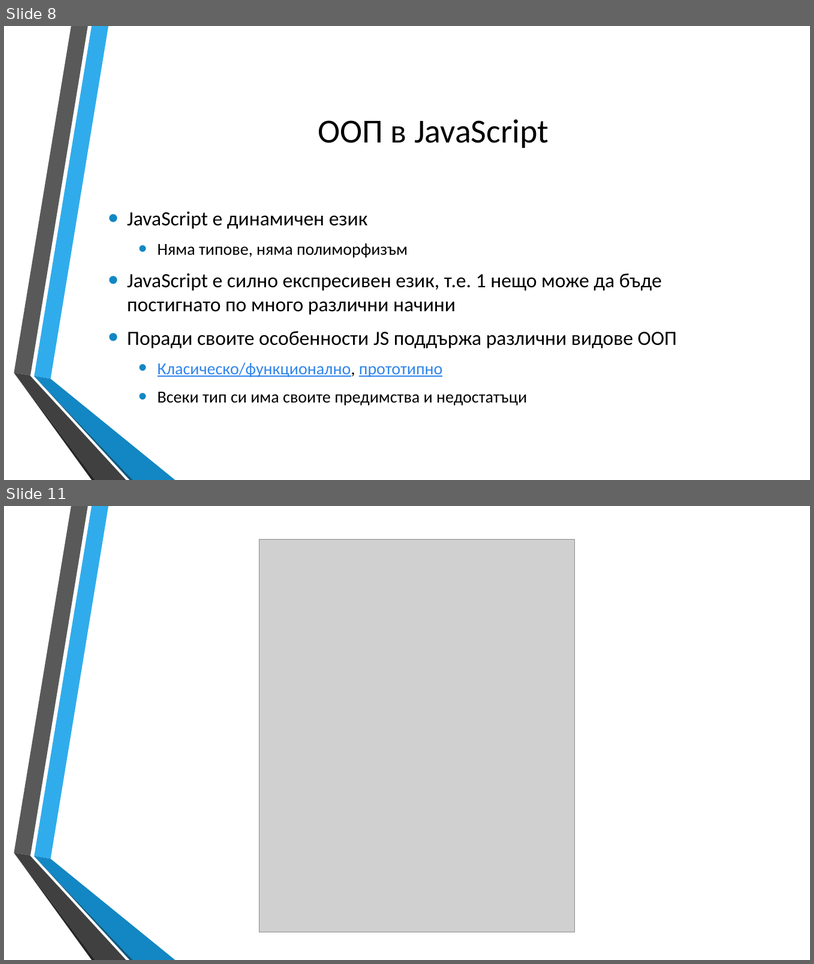
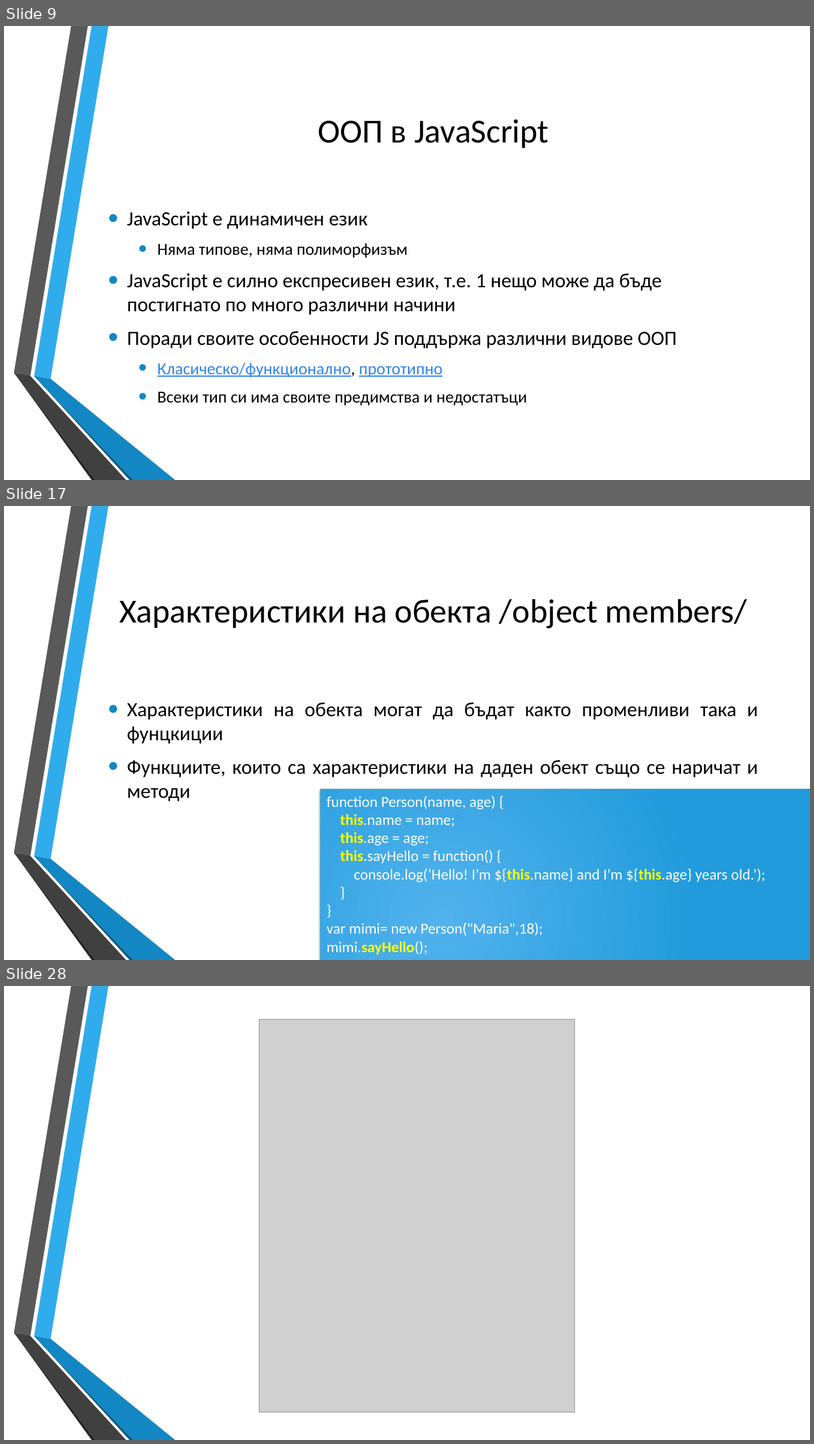
Before and after one commit to dnmitev/IT-Academy, a slide deck: JS Fundamentals/8.OOP/JS-OOP.pptx. Shown one above the other, each under a label of ours: slides 8 and 11 before the commit, slides 9, 17 and 28 after it; the slides between them are not shown. The pictures are 814x964 and 814x1444 pixels, drawn with LibreOffice and Linux fonts; fonts in the diff are those of the drawing; grey boxes stand for pictures; background and template pictures are left out. Boxes give left, top, right and bottom in pixels: in the first picture for what was removed or moved away, otherwise in the second. Text is boxed around its words. In the diff, an @@ line names an element or a change of style, - is before the commit and + after.

```diff
--- a/JS Fundamentals/8.OOP/JS-OOP.pptx
+++ b/JS Fundamentals/8.OOP/JS-OOP.pptx
@@ slide 17 added at (4, 506, 810, 960), background picture (left out); not listed: 6 template elements that a slide beside it also shows @@
@@ title added at (119, 599, 747, 628), 40 pt, text #000000 @@
+Характеристики на обекта /object members/
@@ text added at (127, 702, 758, 801), 24 pt, text #000000 @@
+• Характеристики на обекта могат да бъдат както променливи така и фунцкиции
+• Функциите, които са характеристики на даден обект също се наричат и методи
@@ rectangle added at (321, 789, 810, 960), fill gradient #51B3ED to #219CDB, 18 pt, text #FFFFFF @@
+function Person(name, age) {
+this.name = name;
+this.age = age;
+this.sayHello = function() {
+console.log(‘Hello! I’m ${this.name} and I’m ${this.age} years old.’);
+}
+}
+var mimi= new Person("Maria",18);
+mimi.sayHello();
@@ what was slide 8 is now slide 9 @@
@@ what was slide 11 is now slide 28 @@
```
Also in this commit, not shown: 1 slide changed, 18 other slides added, 2 slides removed, 7 other files.
